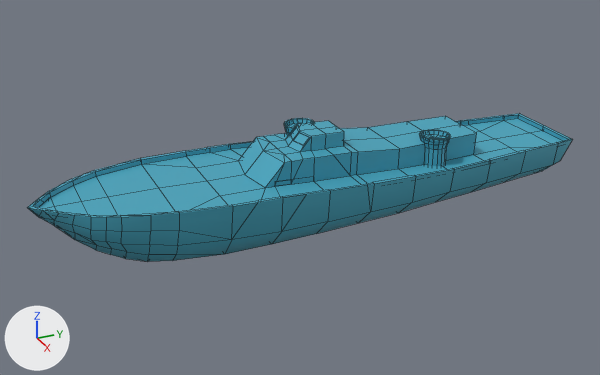
Before and after pictures for a commit that changed the FBX model Assets/Models/pt_boat_elco/pt_boat_elco_hull.fbx.
Before and after are seen from a 50 mm lens placed at (29.4, -14.1, 14.8), pointed at (-0.1, -0.9, 0.1). Arrows for +X, +Y and +Z are at lower left; the lights stay in place. Mesh edges are drawn as thin lines. Where no turn or scale is listed for an object, it has been applied to the vertices. Vertices at the same position are counted once.

Objects in the first picture: 'Hull'.
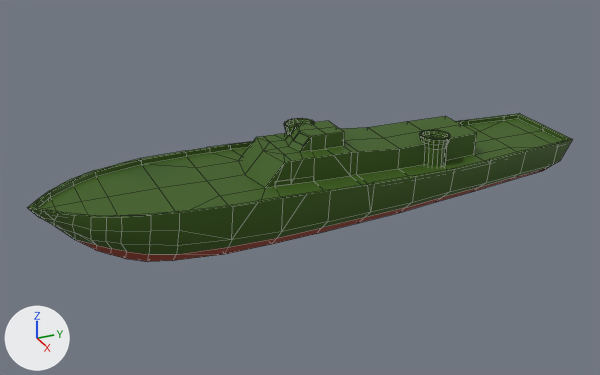
Changed parts and their boxes (x1, y1, x2, y2) in the pictures (600 x 375 px):
part 1 of me_cube, built on: (176, 164, 554, 255) in both
part 2 of me_cube, recoloured (cyan to green): (27, 114, 573, 262) in both

Diff of the bpy script that builds the scene:
```diff
--- a/Assets/Models/pt_boat_elco/pt_boat_elco_hull.fbx.py
+++ b/Assets/Models/pt_boat_elco/pt_boat_elco_hull.fbx.py
@@ img_imphenziapallette01_png @@
+img_imphenziapallette01_png = load_image('imphenziapallette01.png', '_unpacked/imphenziapallette01.png', 8, 8, 'sRGB')
@@ mat_pt_boat_elco @@
+mat_pt_boat_elco = principled_material('pt_boat_elco')
+mat_pt_boat_elco.texture = img_imphenziapallette01_png
+mat_pt_boat_elco.metallic = 0.0667
+mat_pt_boat_elco.roughness = 0.592
@@ me_cube @@
 # used by ob_hull; location = (0.0, 0.0, 0.0)
-me_cube.from_pydata(...)  # 537 vertices, 568 faces; spans x -3.0..3.0, y -12.0..11.9, z -1.4..2.7
+me_cube.from_pydata(...)  # 558 vertices, 590 faces; spans x -3.0..3.0, y -12.0..11.9, z -1.4..2.7
+# me_cube part 1
+# 22 faces are deleted
+# 21 vertices are added at x -2.4..2.4, y -5.0..11.5, z -0.7..-0.5
+# 44 new faces join them
+# me_cube part 2: 546 faces spanning x -3.0..3.0, y -12.0..11.9, z -1.4..2.7 switch from mat_material (cyan #48a7c0) to mat_pt_boat_elco (picture img_imphenziapallette01_png)
```
